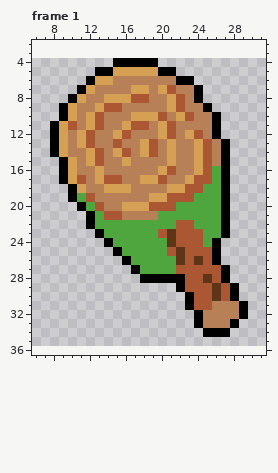
One commit to this pixel-art file: src/assets/items/marteau.aseprite. The picture above is the old version.
32x32 pixels, 2 frames. Shown: frame 1: x 6..31, y 2..36. The old version is drawn lined up with the new one, on the new canvas. The commit also changed other frames, which this record leaves out.
New version:
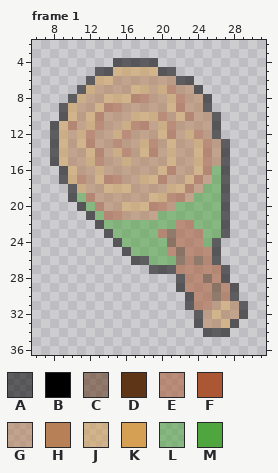
Palette (. is transparent): A #0000008b  B #000000  C #5e35178b  D #5e3517  E #ab57338b  F #ab5733  G #b880568b  H #b88056  J #d6a0548b  K #d6a054  L #4fa63f8b  M #4fa63f
The commit says: Un super marteau mais en fait c'est une masse
From old to new:
canvas 32x32 -> 40x40, the old top-left corner now at 4,4
--- frame 1
@@ x 6..31 @@
  3 ..........................
- 4 .........BBBBB............
- 5 .......BBKKKKKBB..........
- 6 ......BKKHHHHHHHBB........
- 7 .....BKHHHHKKHKFHHB.......
- 8 ....BKHHKKKFFHHKFHB.......
- 9 ...BKHHKFFHHHHHKFHHB......
-10 ...BKHKFHHHKKKFHKFHHB.....
-11 ..BKFHKFHHKFFHKFHHHHB.....
-12 ..BKHKFHHKFHHHKFHKFHB.....
-13 ..BKHKFHHFHHKFHKHHKFHB....
-14 ..BKHHKFHKFHKFHKHHKFHB....
-15 ...BKHKFHHKHHHHKHHKFHB....
-16 ...BKHHKHHHHHHKFHHKFMB....
-17 ...BKFHKFFHHKKFHHKFFMB....
-18 ....BKHHKKKHHHHKKFFMMB....
-19 ....BMFHHHHHHKKFFFMMMB....
-20 .....BMFHHKKKFFFMMMMMB....
-21 ......BMFFHHHHMMMMMMMB....
-22 ......BMMMMMMMMMFFMMMB....
-23 .......BMMMMMMFDFFFMMB....
-24 ........BMMMMMMDFFFMB.....
-25 .........BMMMMMFDFFFB.....
-26 ..........BMMMMMDFDFB.....
-27 ...........BMMMMFFFFFB....
-28 ............BBBBBFFDFB....
-29 ................BFFFDFB...
-30 .................BFFDFB...
-31 .................BFFHHHB..
-32 ..................BHHHHB..
-33 ..................BHHHB...
-34 ...................BBB....
+ 4 .........AAAAA............
+ 5 .......AAJJJJJAA..........
+ 6 ......AJJGGGGGGGAA........
+ 7 .....AJGGGGJJGJEGGA.......
+ 8 ....AJGGJJJEEGGJEGGA......
+ 9 ...AJGGJEEGGGGGJEGGA......
+10 ...AJGJEGGGJJJEGJEGGA.....
+11 ..AJEGJEGGJEEGJEGGGGA.....
+12 ..AJGJEGGJEGGGJEGJEGA.....
+13 ..AJGJEGGEGGJEGJGGJEGA....
+14 ..AJGGJEGJEGJEGJGGJEGA....
+15 ..AJGGJEGGJGGGGJGGJEGA....
+16 ...AJGGJGGGGGGJEGGJELA....
+17 ...AJEGJEEGGJJEGGJEGLA....
+18 ....AJGGJJJGGGGJJEGLLA....
+19 ....ALEGGGGGGJJEEGLLLA....
+20 .....ALEGGJJJEEGLLLLLA....
+21 ......ALEEGGGGLLLLLLLA....
+22 .......ALLLLLLLLEELLLA....
+23 ........ALLLLLECEEELLA....
+24 .........ALLLLLCEEELA.....
+25 ..........ALLLLECEEEA.....
+26 ...........AALLLCECEA.....
+27 .............AAAEEEEEA....
+28 ................AEECEA....
+29 ................AEEECEA...
+30 .................AEECEA...
+31 .................AEEGJGA..
+32 ..................AGJGGA..
+33 ..................AGGJA...
+34 ...................AAA....
 35 ..........................
Changed places in both pictures, as pixel boxes (x1, y1, x2, y2):
changed: (50, 58, 248, 337)
